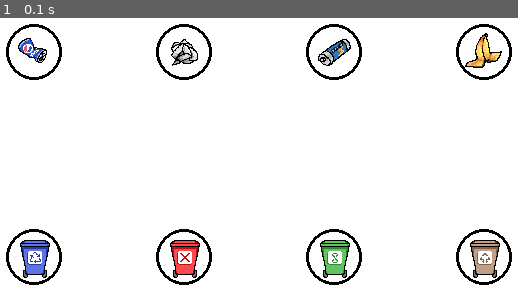
Above: before the commit, frame 1.
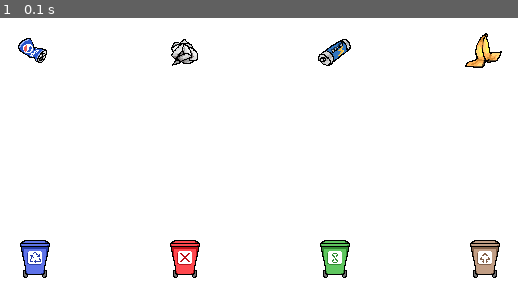
Above: after the commit, the same moment.

Repository: holajoa/royal-pg-study-hackherthon
Game: pygame game, started from pygame_tryout.py
Same seed, same stepped clock (60 frames per second), same inputs: the game is played once before the commit and once after it.
Inputs:
- Up to frame 1 (0.1 s): no input

The runs differ from the first frame. In frame 1, 2.7% of the frame differs, in the area x 1-99%, y 2-98%.

Commit message:
User can click on wastes and bins alternatively.
Must click on a waste icon first.

Diff:
--- a/pygame_tryout.py
+++ b/pygame_tryout.py
@@ -43,21 +43,45 @@
     # draw buttons
     for i in range(4):
         win.blit(bin_images[i], (160+150*i, 300))
-        pygame.draw.circle(win, BLACK, (180+150*i, 325), RADIUS, 3)
+        pygame.draw.circle(win, WHITE, (180+150*i, 325), RADIUS, 3)
         bins.append([180+150*i, 325, str(chr(i+65))])
 
         win.blit(waste_images[i], (160+150*i, 100))
-        pygame.draw.circle(win, BLACK, (180+150*i, 120), RADIUS, 3)
+        pygame.draw.circle(win, WHITE, (180+150*i, 120), RADIUS, 3)
         wastes.append([180+150*i, 120, str(i+1)])
 
     pygame.display.update()
 
 
+def click():
+    global w_turn, b_turn
+
+    m_x, m_y = pygame.mouse.get_pos()
+
+    if w_turn:
+        for bin in bins:
+            x, y, b = bin
+            dist = sqrt((x - m_x)**2 + (y - m_y)**2)
+            if dist <= RADIUS:
+                print(b)
+        w_turn, b_turn = False, True
+    if b_turn:
+        for waste in wastes:
+            x, y, w = waste
+            dist = sqrt((x - m_x)**2 + (y - m_y)**2)
+            if dist <= RADIUS:
+                print(w)
+        b_turn, w_turn = False, True
+
+
 while run:
+    global b_turn, w_turn
 
     clock.tick(FPS)
 
     draw()
+
+    b_turn, w_turn = False, True
 
     # Loop through all events
     for event in pygame.event.get():
@@ -66,25 +90,7 @@
             run = False
 
         if event.type == pygame.MOUSEBUTTONDOWN:
-            count = 0
-            print(f'count={count}')
-            m_x, m_y = pygame.mouse.get_pos()
-
-            if count % 2 == 1:
-                for bin in bins:
-                    x, y, b = bin
-                    dist = sqrt((x - m_x)**2 + (y - m_y)**2)
-                    if dist <= RADIUS:
-                        print(b)
-
-            elif count % 2 == 0:
-                for waste in wastes:
-                    x, y, w = waste
-                    dist = sqrt((x - m_x)**2 + (y - m_y)**2)
-                    if dist <= RADIUS:
-                        print(w)
-            count += 1
-            print(f'count={count}')
+            click()
 
 
 pygame.quit()
